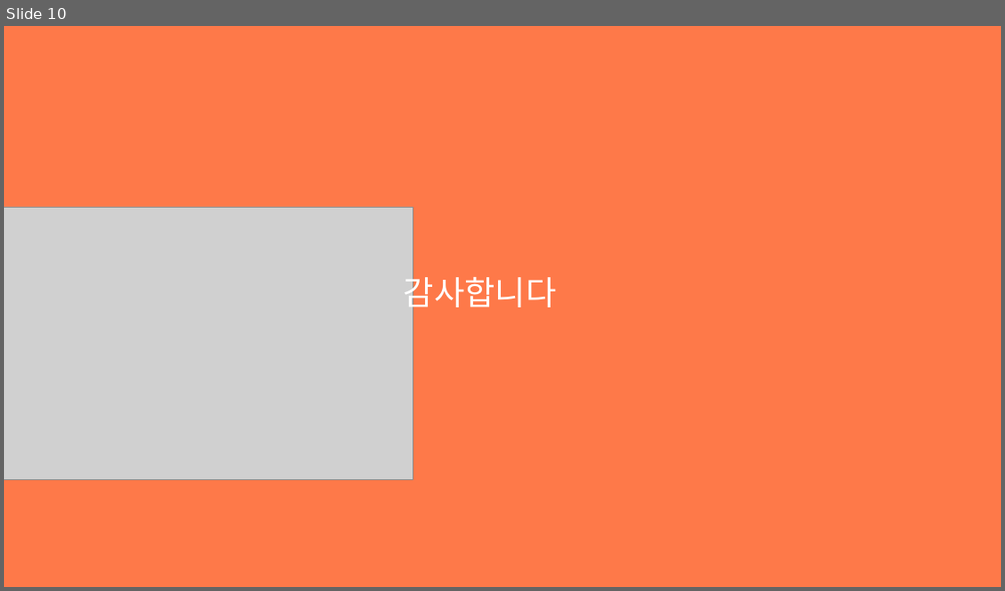
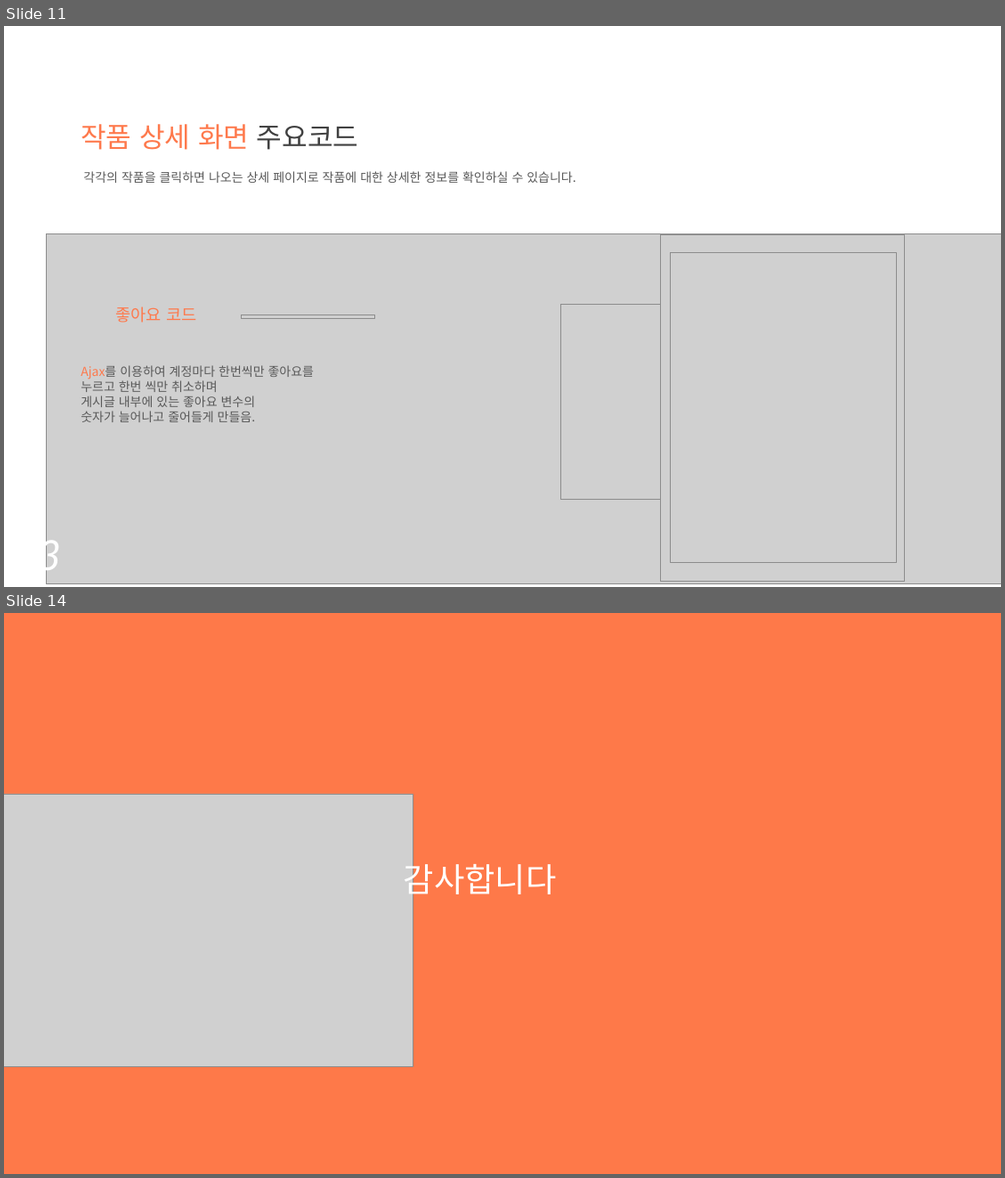
Before and after one commit to chominsub/chominsub, a slide deck: 조민섭_포트폴리오.pptx. Shown one above the other, each under a label of ours: slide 10 before the commit, slides 11 and 14 after it; the slides between them are not shown. The pictures are 1005x591 and 1005x1178 pixels, drawn with LibreOffice and Linux fonts; fonts in the diff are those of the drawing; grey boxes stand for pictures. Boxes give left, top, right and bottom in pixels: in the first picture for what was removed or moved away, otherwise in the second. Text is boxed around its words. In the diff, an @@ line names an element or a change of style, - is before the commit and + after.

```diff
--- a/조민섭_포트폴리오.pptx
+++ b/조민섭_포트폴리오.pptx
@@ slide 11 added at box(4, 26, 1001, 587), background #FFFFFF @@
@@ text added at box(81, 124, 358, 150), 40 pt, text #FE794C @@
+작품 상세 화면 주요코드
@@ text added at box(83, 171, 575, 183), 18 pt, text #595959 @@
+각각의 작품을 클릭하면 나오는 상세 페이지로 작품에 대한 상세한 정보를 확인하실 수 있습니다.
@@ picture added at box(47, 233, 1001, 583) @@
@@ picture added at box(661, 234, 905, 581) @@
@@ picture added at box(670, 252, 896, 561) @@
@@ text added at box(115, 306, 196, 322), 24 pt, text #FE794C @@
+좋아요 코드
@@ picture added at box(241, 314, 375, 318) @@
@@ picture added at box(561, 304, 755, 499) @@
@@ text added at box(81, 365, 315, 422), 18 pt, text #595959 @@
+Ajax를 이용하여 계정마다 한번씩만 좋아요를
+누르고 한번 씩만 취소하며
+게시글 내부에 있는 좋아요 변수의
+숫자가 늘어나고 줄어들게 만들음.
@@ text added at box(13, 534, 61, 579), 60 pt, text #FFFFFF, italic @@
+13
@@ what was slide 10 is now slide 14 @@
```
Also in this commit, not shown: 2 slides changed, 3 other slides added.
